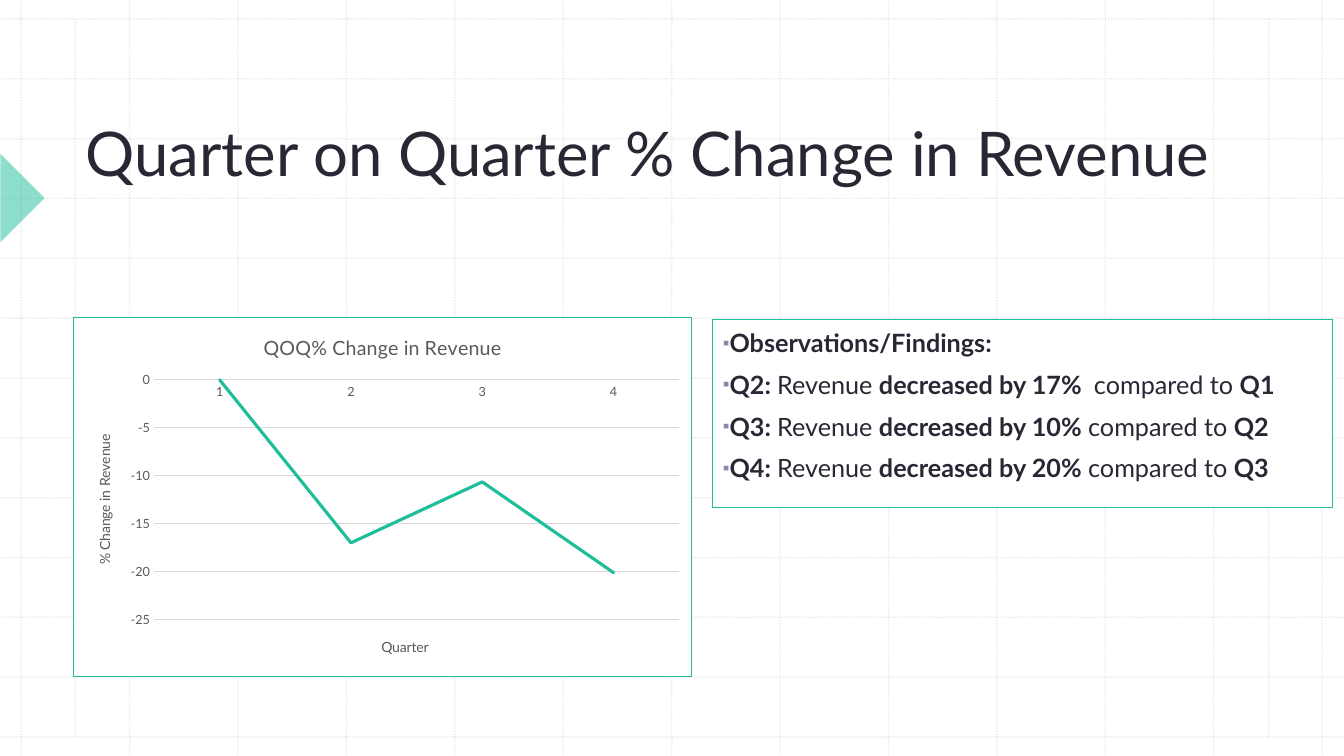
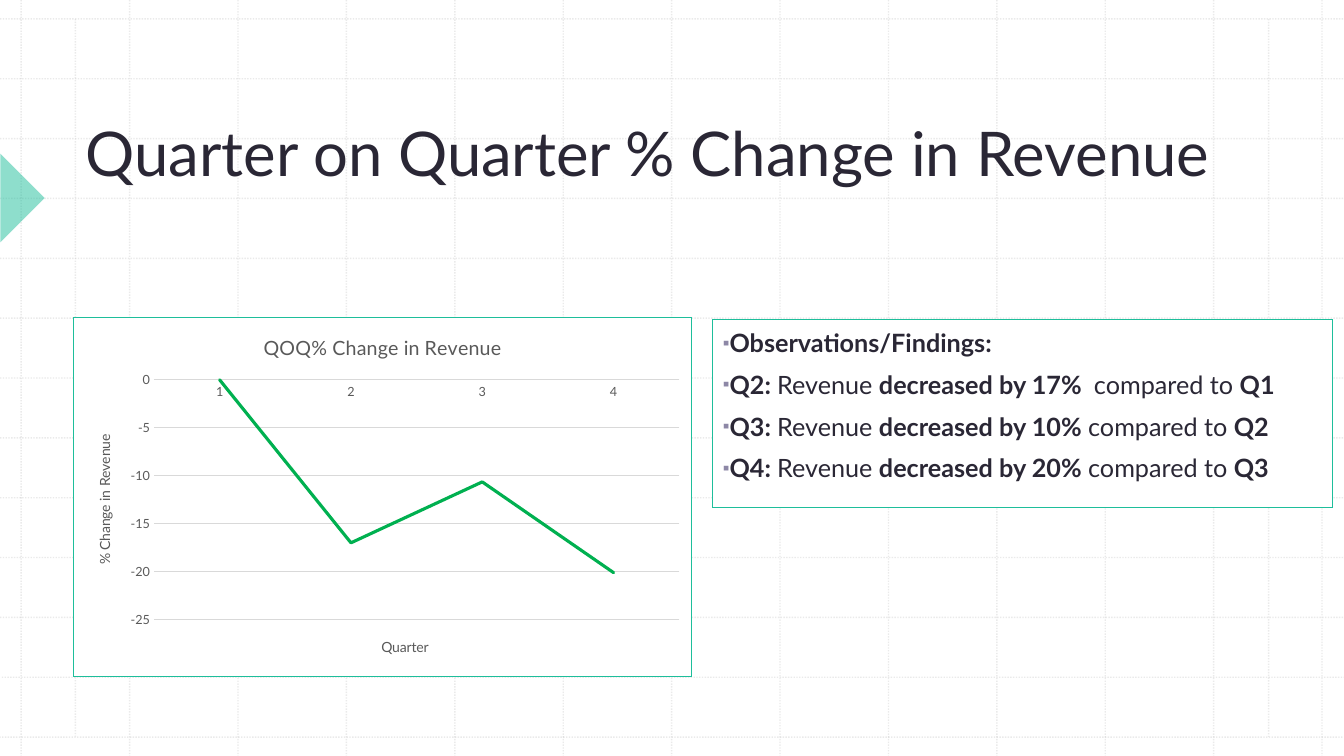
Before and after one commit to thaychansy/sql-business-case, a slide deck: slide 11 of new-wheels-db/SQL_Dastbase_Project_Report.pptx. Drawn at 1344x756 pixels with LibreOffice and Linux fonts; fonts in the diff are those of the drawing. Boxes give left, top, right and bottom in pixels: in the first picture for what was removed or moved away, otherwise in the second. Text is boxed around its words. In the diff, an @@ line names an element or a change of style, - is before the commit and + after.

```diff
--- a/new-wheels-db/SQL_Dastbase_Project_Report.pptx
+++ b/new-wheels-db/SQL_Dastbase_Project_Report.pptx
@@ line chart at (74, 318, 692, 677) @@
@@ colour of Series 1 #1EBE9B to #00B050 @@
```
Also in this commit, not shown: 7 other slides changed, 1 slide added, 1 slide removed, 6 other files.
